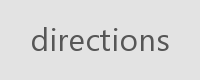
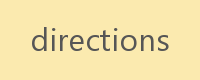
Layered file, before and after one edit (w=200, h=80). Changes by layer:
added layer "New Layer#1" above "New Layer" over [0, 0, 200, 80]
